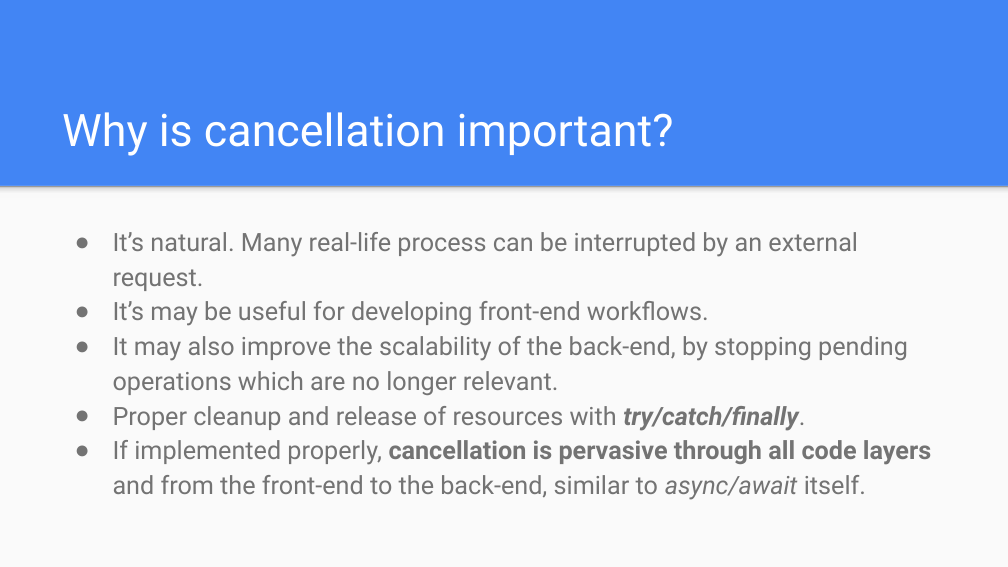
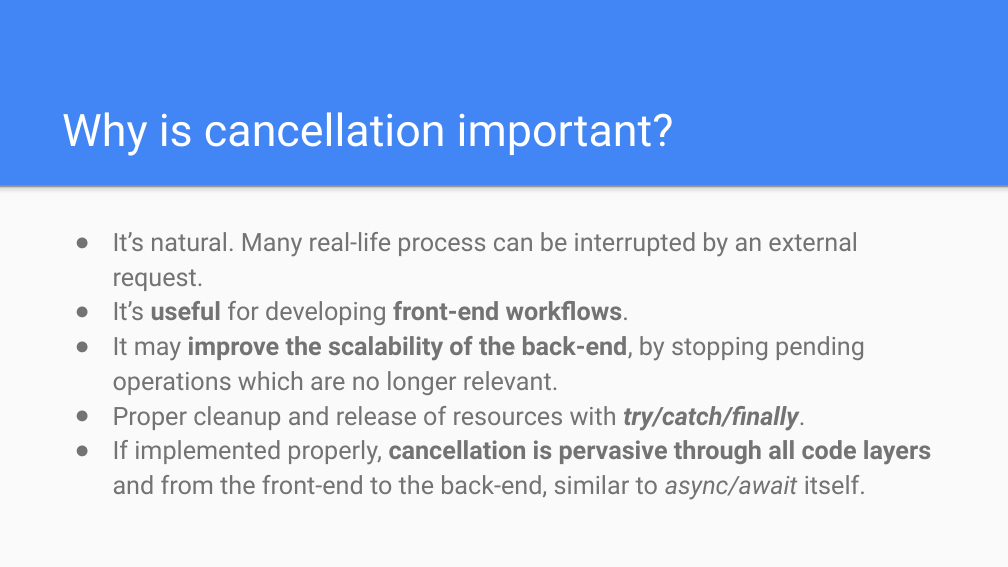
Before and after one commit to noseratio/cancellation-talk, a slide deck: slide 3 of Cancellation in JavaScript.pptx. Drawn at 1008x567 pixels with LibreOffice and Linux fonts; fonts in the diff are those of the drawing. Boxes give left, top, right and bottom in pixels: in the first picture for what was removed or moved away, otherwise in the second. Text is boxed around its words. In the diff, an @@ line names an element or a change of style, - is before the commit and + after.

```diff
--- a/Cancellation in JavaScript.pptx
+++ b/Cancellation in JavaScript.pptx
@@ text at (113, 301, 865, 395): text changed @@
-● It’s may be useful for developing front-end workflows.
-● It may also improve the scalability of the back-end, by stopping pending operations which are no longer relevant.
+● It’s useful for developing front-end workflows.
+● It may improve the scalability of the back-end, by stopping pending operations which are no longer relevant.
```
Also in this commit, not shown: 3 other slides changed, 1 other file.
